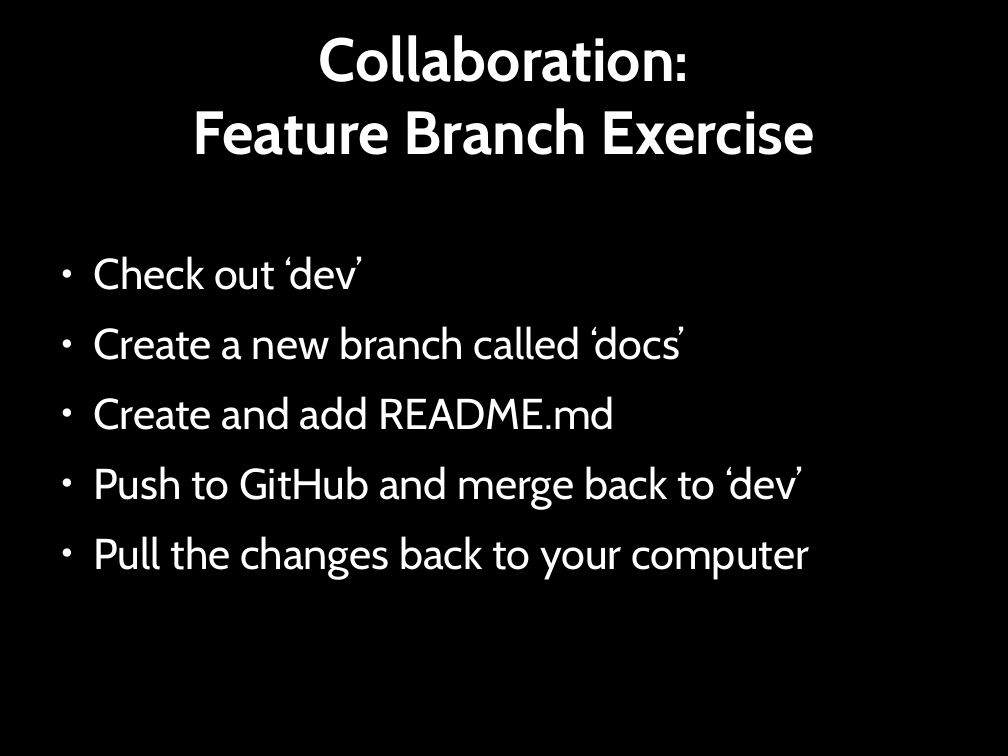
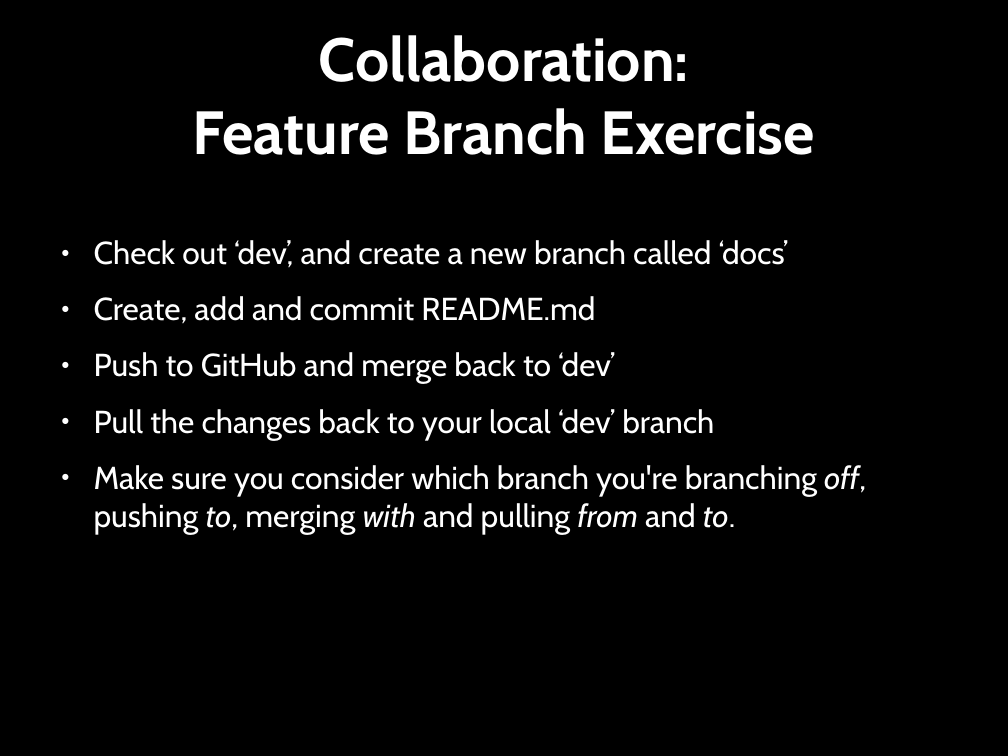
Before and after one commit to Southampton-RSG/2020-05-21-southampton-swc, a slide deck: slide 28 of novice/git/version-control-with-git-slides.odp. Drawn at 1008x756 pixels with LibreOffice and Linux fonts; fonts in the diff are those of the drawing. Boxes give left, top, right and bottom in pixels: in the first picture for what was removed or moved away, otherwise in the second. Text is boxed around its words. In the diff, an @@ line names an element or a change of style, - is before the commit and + after.

```diff
--- a/novice/git/version-control-with-git-slides.odp
+++ b/novice/git/version-control-with-git-slides.odp
@@ text at [94, 240, 789, 324]: text changed; size 34 to 25 pt @@
-● Check out ‘dev’
-● Create a new branch called ‘docs’
-● Create and add README.md
+● Check out ‘dev’, and create a new branch called ‘docs’
+● Create, add and commit README.md
@@ text at [94, 352, 615, 384]: size 34 to 25 pt in "Push to GitHub and merge back to ..." @@
@@ text at [94, 409, 866, 535]: text changed; size 34 to 25 pt @@
-● Pull the changes back to your computer
+● Pull the changes back to your local ‘dev’ branch
+● Make sure you consider which branch you're branching off, pushing to, merging with and pulling from and to.
```
Also in this commit, not shown: 3 other slides changed, 5 slides added, 2 slides removed, 8 other files.
